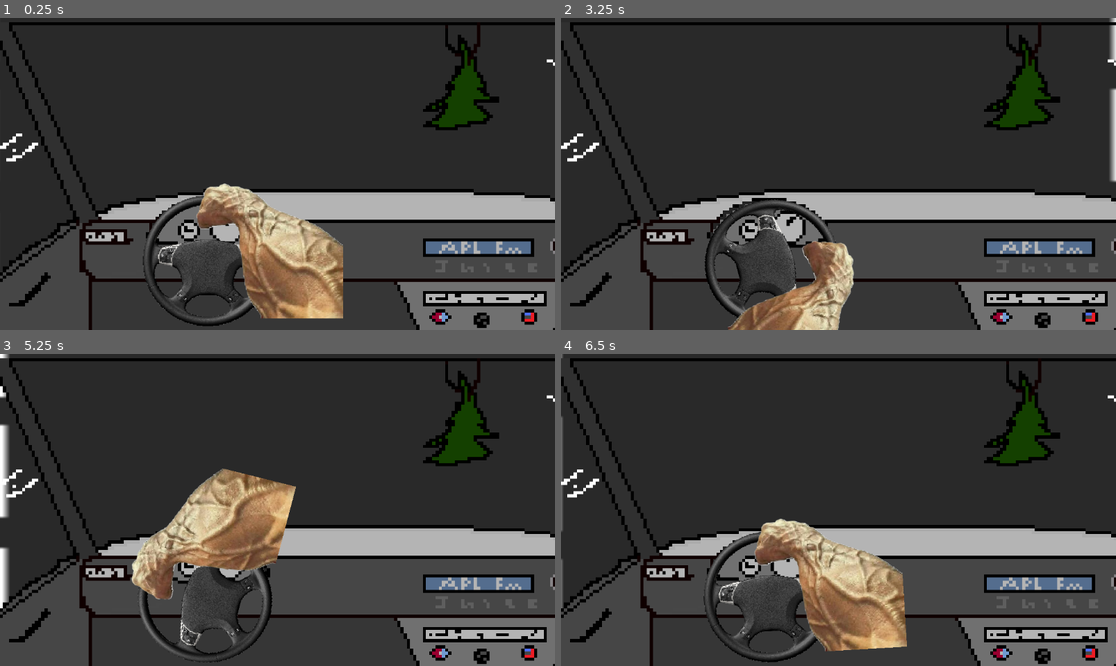
Above: before the commit, frames 1-4 (two rows, left to right).
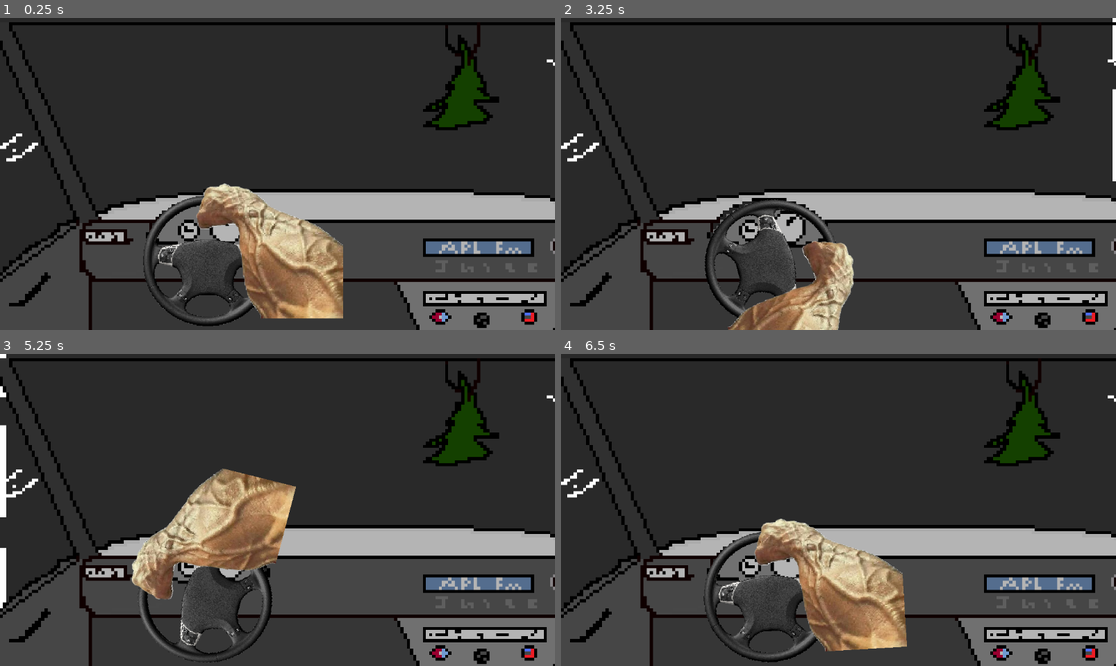
Above: after the commit, the same moments.

Repository: Gingerismycat/Brackeys-2025
Game: Godot game, scene res://main.tscn
Same seed, same stepped clock (60 frames per second), same inputs: the game is played once before the commit and once after it. This scene is started directly instead of the project's main scene.
Inputs:
- Up to frame 1 (0.25 s): no input
- Up to frame 2 (3.25 s): tap Enter at 0.5 s; hold D (Right) 0.53-1.28 s; hold A (Left) 1.28-2.03 s; hold D (Right) from 2.03 s (still down)
- Up to frame 3 (5.25 s): release D (Right) at 3.53 s; hold A (Left) from 3.53 s (still down)
- Up to frame 4 (6.5 s): release A (Left) at 5.78 s; hold D (Right) from 5.78 s (still down)

The runs differ from the first frame. In frame 1, less than 0.1% of the frame differs, in the area x 26-62%, y 53-98%; in frame 2, 0.5%; in frame 3, 0.6%, in the area x 0-50%, y 0-94%; in frame 4, 0.2%.

Commit message:
Worked on 3D Version of the Game

Diff:
--- /dev/null
+++ b/3d tests/3dTurnable.gd
@@ -0,0 +1,25 @@
+extends Node3D
+
+@onready var turnable = $"."
+@export var rotationSpeed = 0.03
+@export var wheelRadMax = 1.3
+@export var returnSpeed = 10
+
+# Called when the node enters the scene tree for the first time.
+func _ready():
+	pass # Replace with function body.
+
+
+# Called every frame. 'delta' is the elapsed time since the previous frame.
+func _process(delta):
+	if Input.is_action_pressed("Right"):
+		if turnable.rotation.z > -1* wheelRadMax:
+			turnable.rotate_z(-1*rotationSpeed)
+	elif Input.is_action_pressed("Left"):
+		if turnable.rotation.z < wheelRadMax:
+			turnable.rotate_z(rotationSpeed)
+	else:
+		if turnable.rotation.z < 0:
+			turnable.rotation.z+=returnSpeed*delta
+		if turnable.rotation.z > 0:
+			turnable.rotation.z-=returnSpeed*delta
--- /dev/null
+++ b/3d tests/3d_rotate_wheel.tscn
@@ -0,0 +1,33 @@
+[gd_scene load_steps=6 format=3 uid="uid://cesekmju5l2br"]
+
+[ext_resource type="Texture2D" uid="uid://ckv6p52iaaf6n" path="res://3d tests/useinterior3d.png" id="1_mlk8e"]
+[ext_resource type="Script" path="res://3d tests/3dmovecar.gd" id="1_mwmwg"]
+[ext_resource type="Texture2D" uid="uid://kguetdqhoa" path="res://3d tests/3dhand.png" id="2_66eco"]
+[ext_resource type="Script" path="res://3d tests/3dTurnable.gd" id="2_lyfdl"]
+[ext_resource type="Texture2D" uid="uid://bolpob5n6rvd" path="res://3d tests/3dwheel.png" id="3_qhjkh"]
+
+[node name="Driver" type="Node3D"]
+transform = Transform3D(1, 0, 0, 0, 1, 0, 0, 0, 1, 0.113434, -0.288178, 0.323915)
+script = ExtResource("1_mwmwg")
+maxSideDistance = 10
+
+[node name="CarInterior" type="Sprite3D" parent="."]
+transform = Transform3D(0.691092, 0, 0, 0, 0.691092, 0, 0, 0, 0.610977, 0.000335455, 0.400581, -0.476121)
+texture_filter = 0
+texture = ExtResource("1_mlk8e")
+
+[node name="Turnable" type="Node3D" parent="."]
+transform = Transform3D(1, 0, 0, 0, 1, 0, 0, 0, 1, -0.116, 0.288, -0.327)
+script = ExtResource("2_lyfdl")
+
+[node name="Wheel" type="Sprite3D" parent="Turnable"]
+transform = Transform3D(0.0260385, 0, 0, 0, 0.0260385, 0, 0, 0, 0.318122, 0.000189997, 0.000129998, -0.000497997)
+texture = ExtResource("3_qhjkh")
+
+[node name="Hand" type="Sprite3D" parent="Turnable"]
+transform = Transform3D(0.0608709, 0, 0, 0, 0.0608709, 0, 0, 0, 0.743683, 0.0515055, 0.0477384, 0.0322498)
+texture_filter = 0
+texture = ExtResource("2_66eco")
+
+[node name="Camera3D" type="Camera3D" parent="."]
+transform = Transform3D(1, 0, 0, 0, 1, 0, 0, 0, 1, 0, 0.421114, 0)
--- /dev/null
+++ b/3d tests/3dmovecar.gd
@@ -0,0 +1,17 @@
+extends Node3D
+
+@onready var driver = $"."
+@onready var currentPos = driver.global_position.x
+@export var movementSpeed = 25
+@export var maxSideDistance = 100
+# Called when the node enters the scene tree for the first time.
+func _ready():
+	pass # Replace with function body.
+
+
+# Called every frame. 'delta' is the elapsed time since the previous frame.
+func _process(delta):
+	if Input.is_action_pressed("Right") and driver.global_position.x < currentPos +maxSideDistance:
+		driver.global_position.x+=movementSpeed*delta
+	if Input.is_action_pressed("Left") and driver.global_position.x > currentPos -maxSideDistance:
+		driver.global_position.x-=movementSpeed*delta
--- /dev/null
+++ b/3d tests/test3d.tscn
@@ -0,0 +1,22 @@
+[gd_scene load_steps=4 format=3 uid="uid://c1pk8i4lqmq3t"]
+
+[ext_resource type="Texture2D" uid="uid://dbdf5xnxbygug" path="res://images/road.png" id="1_uejgs"]
+[ext_resource type="PackedScene" uid="uid://cesekmju5l2br" path="res://3d tests/3d_rotate_wheel.tscn" id="2_684i5"]
+
+[sub_resource type="BoxShape3D" id="BoxShape3D_p6kpa"]
+size = Vector3(1.7301, 0.521118, 1.9458)
+
+[node name="3DMain" type="Node3D"]
+
+[node name="StaticBody3D" type="StaticBody3D" parent="."]
+
+[node name="CollisionShape3D" type="CollisionShape3D" parent="StaticBody3D"]
+transform = Transform3D(1, 0, 0, 0, 1, 0, 0, 0, 1, 0.174622, -0.239441, -0.4729)
+shape = SubResource("BoxShape3D_p6kpa")
+
+[node name="Sprite3D" type="Sprite3D" parent="StaticBody3D"]
+transform = Transform3D(4.3955, 0, 0, 0, -0.00413463, 1.25241, 0, -6.58091, -0.000786859, 0.0249438, 0.897811, -0.561342)
+texture = ExtResource("1_uejgs")
+
+[node name="Driver" parent="." instance=ExtResource("2_684i5")]
+transform = Transform3D(1, 0, 0, 0, 1, 0, 0, 0, 1, 0.843798, 1.06963, 2.15558)
--- a/nodes/road.tscn
+++ b/nodes/road.tscn
@@ -1,8 +1,9 @@
 [gd_scene load_steps=5 format=3 uid="uid://ddrbmbuf7002n"]
 
-[ext_resource type="Texture2D" uid="uid://dbdf5xnxbygug" path="res://images/pixil-frame-0 (13).png" id="1_uarbg"]
-[ext_resource type="Texture2D" uid="uid://bg13jvnikdtcv" path="res://images/pixil-frame-0 (12).png" id="2_kbcfv"]
-[ext_resource type="Texture2D" uid="uid://dvbp340usi6vm" path="res://images/pixil-frame-0 (11).png" id="3_r43lj"]
+[ext_resource type="Texture2D" uid="uid://dbdf5xnxbygug" path="res://images/road.png" id="1_uarbg"]
+[ext_resource type="Texture2D" uid="uid://bg13jvnikdtcv" path="res://images/roadline1.png" id="2_kbcfv"]
+[ext_resource type="Texture2D" uid="uid://dvbp340usi6vm" path="res://images/roadline2.png" id="3_r43lj"]
+
 
 [sub_resource type="SpriteFrames" id="SpriteFrames_bhvbv"]
 animations = [{
--- a/nodes/rotatewheel.tscn
+++ b/nodes/rotatewheel.tscn
@@ -2,10 +2,10 @@
 
 [ext_resource type="Script" path="res://scripts/movecar.gd" id="1_gcgok"]
 [ext_resource type="Script" path="res://scripts/turnable.gd" id="1_k2ujg"]
-[ext_resource type="Texture2D" uid="uid://fwb2cus5u0qj" path="res://images/pixil-frame-0 (2).png" id="2_6cttt"]
+[ext_resource type="Texture2D" uid="uid://fwb2cus5u0qj" path="res://images/sky.png" id="2_6cttt"]
 [ext_resource type="Texture2D" uid="uid://cpouu6t6rk5p5" path="res://images/15csv3.png" id="2_olife"]
-[ext_resource type="Texture2D" uid="uid://3o1d8j533fgb" path="res://images/carInterior.png" id="2_qfpvc"]
 [ext_resource type="Texture2D" uid="uid://bilgfvbna20fh" path="res://images/15csv2.png" id="3_2g41i"]
+[ext_resource type="Texture2D" uid="uid://deg3y8hm2snwh" path="res://images/carinterior(DO NOT USE FOR 3D).png" id="3_20glg"]
 
 [node name="Driver" type="Node2D"]
 position = Vector2(4, 0)
@@ -24,13 +24,14 @@
 texture_filter = 1
 position = Vector2(70.5001, 5.74999)
 scale = Vector2(6.595, 6.595)
-texture = ExtResource("2_qfpvc")
+texture = ExtResource("3_20glg")
 
 [node name="Turnable" type="Node2D" parent="."]
 position = Vector2(-144, 192)
 script = ExtResource("1_k2ujg")
 
 [node name="Wheel" type="Sprite2D" parent="Turnable"]
+texture_filter = 1
 position = Vector2(1, -1)
 scale = Vector2(0.382447, 0.385638)
 texture = ExtResource("2_olife")
@@ -41,4 +42,3 @@
 texture = ExtResource("3_2g41i")
 
 [node name="Camera2D" type="Camera2D" parent="."]
-scale = Vector2(2.52081, 1.07464)
--- a/project.godot
+++ b/project.godot
@@ -29,3 +29,7 @@
 , Object(InputEventKey,"resource_local_to_scene":false,"resource_name":"","device":-1,"window_id":0,"alt_pressed":false …(186 unchanged characters)…
 ]
 }
+
+[rendering]
+
+textures/canvas_textures/default_texture_filter=0
Binary file added: 3d tests/3dhand.png
Not shown, added: 3d tests/3dhand.png.import
Binary file added: 3d tests/3dwheel.png
Not shown, changed: 3d tests/3dwheel.png.import
Renamed: images/carInterior.png -> 3d tests/useinterior3d.png
Not shown, added: 3d tests/useinterior3d.png.import
Binary file added: images/carinterior(DO NOT USE FOR 3D).png
Not shown, changed: images/carinterior(DO NOT USE FOR 3D).png.import
Renamed: scripts/road-removebg-preview.png -> images/road-removebg-preview.png
Not shown, changed: images/road-removebg-preview.png.import
Renamed: images/pixil-frame-0 (13).png -> images/road.png
Not shown, changed: images/road.png.import
(and 7 more such lines)
